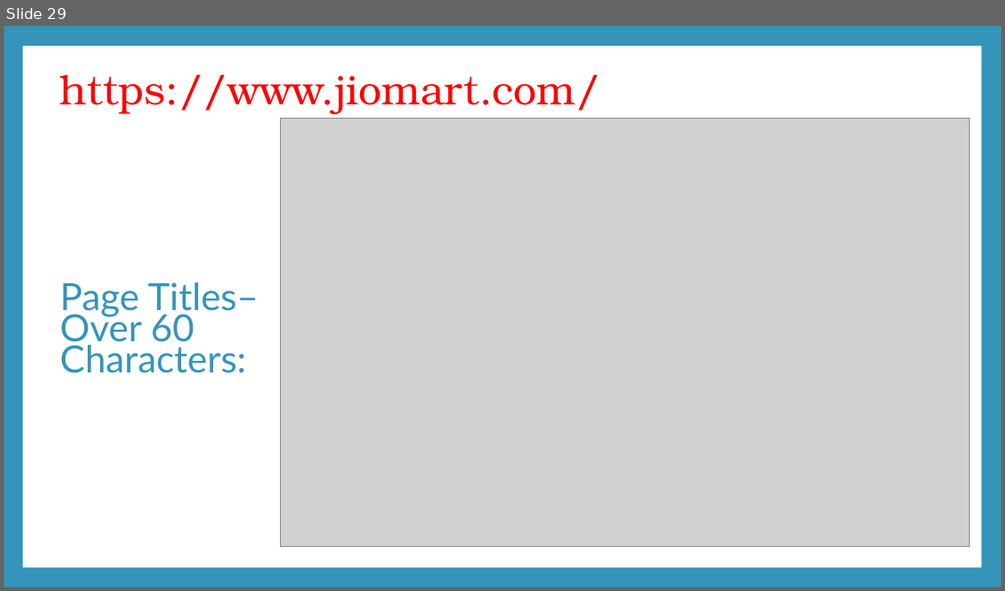
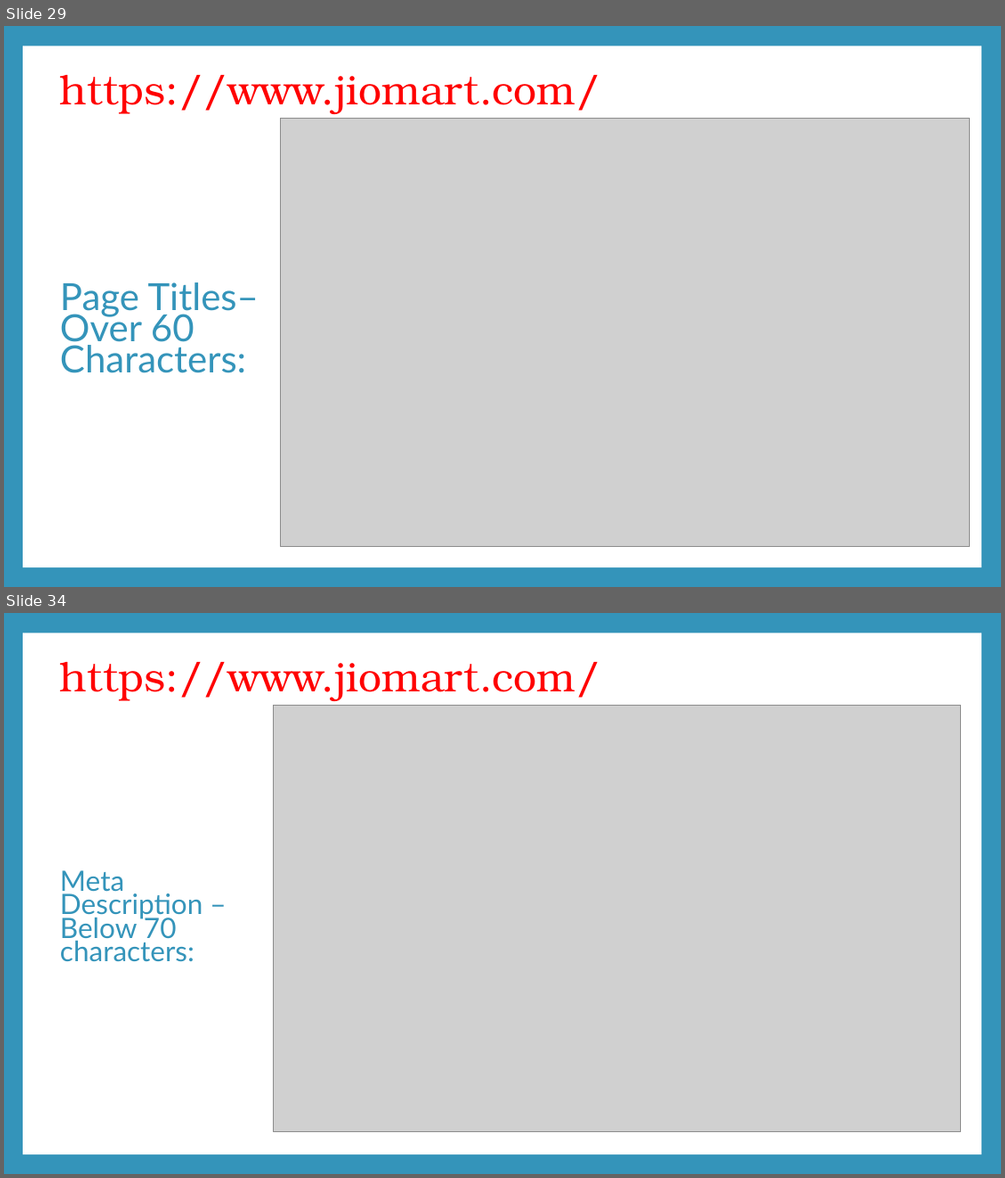
Before and after one commit to Resh-Digi/Resh-DM-Task, a slide deck: SCREAMING FROG.pptx. Shown one above the other, each under a label of ours: slide 29 before the commit, slides 29 and 34 after it; the slides between them are not shown. The pictures are 1005x591 and 1005x1178 pixels, drawn with LibreOffice and Linux fonts; fonts in the diff are those of the drawing; grey boxes stand for pictures. Boxes give left, top, right and bottom in pixels: in the first picture for what was removed or moved away, otherwise in the second. Text is boxed around its words. In the diff, an @@ line names an element or a change of style, - is before the commit and + after.

```diff
--- a/SCREAMING FROG.pptx
+++ b/SCREAMING FROG.pptx
@@ slide 34 added at (4, 613, 1001, 1174), background #3494BA; not listed: 1 template element that a slide beside it also shows @@
@@ title added at (60, 662, 600, 701), 39.6 pt, text #FF0000 @@
+https://www.jiomart.com/
@@ picture added at (273, 705, 961, 1131) @@
@@ text added at (60, 870, 202, 962), 27 pt, text #3494BA @@
+Meta Description – Below 70 characters:
```
Also in this commit, not shown: 1 slide changed, 4 other slides added, 1 other file.
